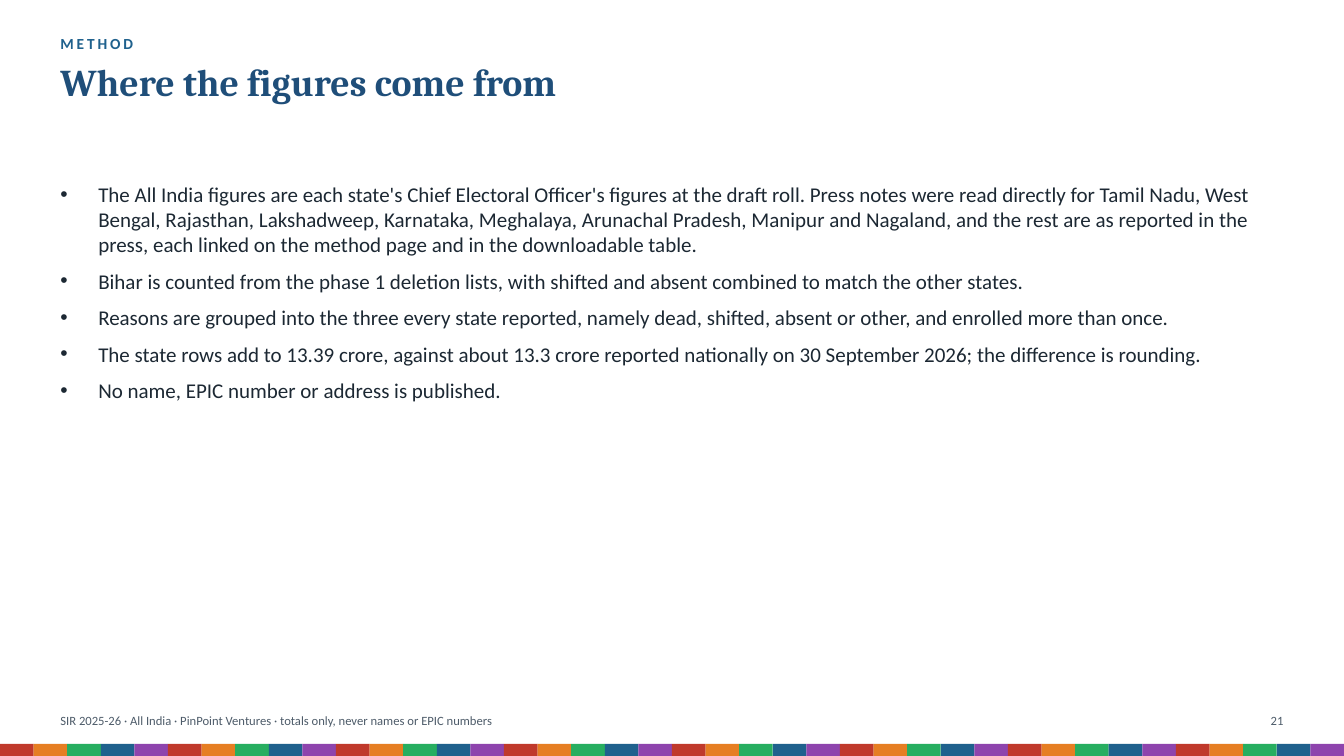
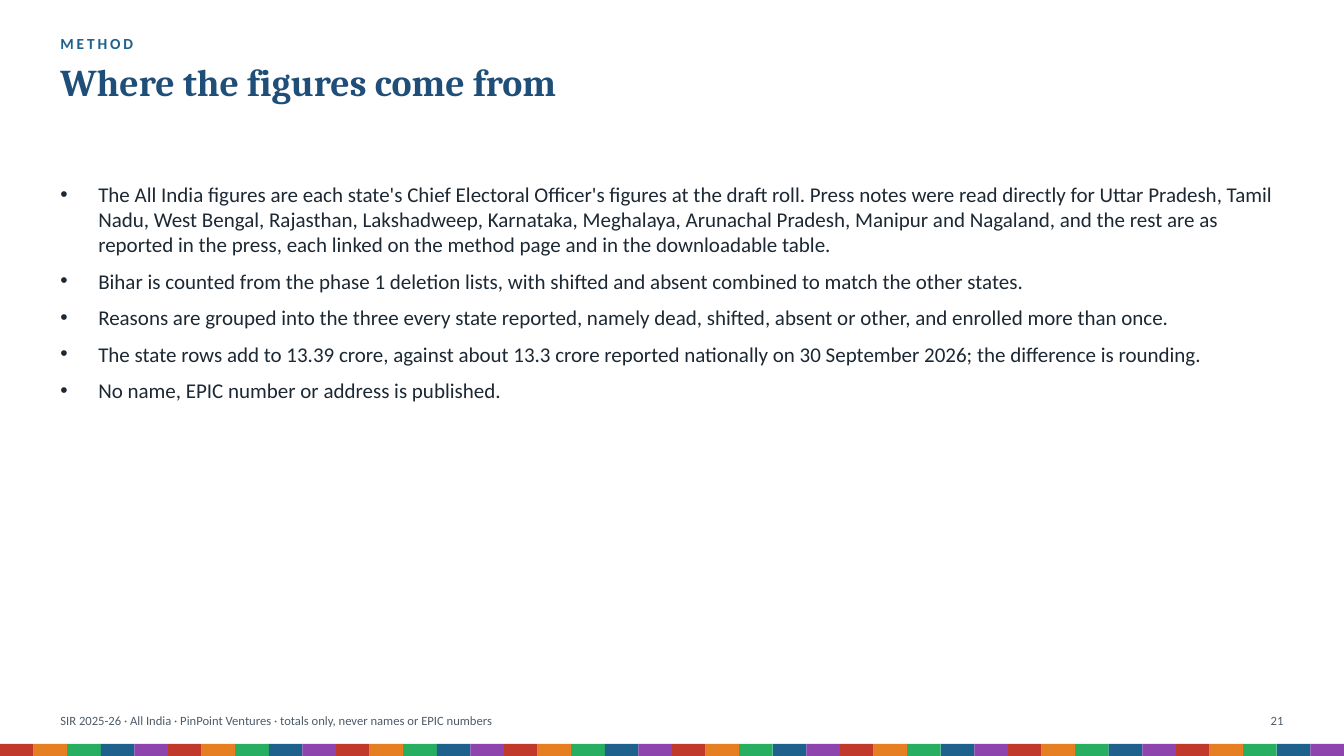
Before and after one commit to Varnasr/INDIA-DATA, a slide deck: slide 21 of reports/sir-india-deck.pptx. Drawn at 1344x756 pixels with LibreOffice and Linux fonts; fonts in the diff are those of the drawing. Boxes give left, top, right and bottom in pixels: in the first picture for what was removed or moved away, otherwise in the second. Text is boxed around its words. In the diff, an @@ line names an element or a change of style, - is before the commit and + after.

```diff
--- a/reports/sir-india-deck.pptx
+++ b/reports/sir-india-deck.pptx
@@ text at box(98, 187, 1272, 256): text changed @@
-• The All India figures are each state's Chief Electoral Officer's figures at the draft roll. Press notes were read directly for Tamil Nadu, West Bengal, Rajasthan, Lakshadweep, Karnataka, Meghalaya, Arunachal Pradesh, Manipur and Nagaland, and the rest are as reported in the press, each linked on the method page and in the downloadable table.
+• The All India figures are each state's Chief Electoral Officer's figures at the draft roll. Press notes were read directly for Uttar Pradesh, Tamil Nadu, West Bengal, Rajasthan, Lakshadweep, Karnataka, Meghalaya, Arunachal Pradesh, Manipur and Nagaland, and the rest are as reported in the press, each linked on the method page and in the downloadable table.
```
Also in this commit, not shown: 3 other slides changed, 39 other files.
